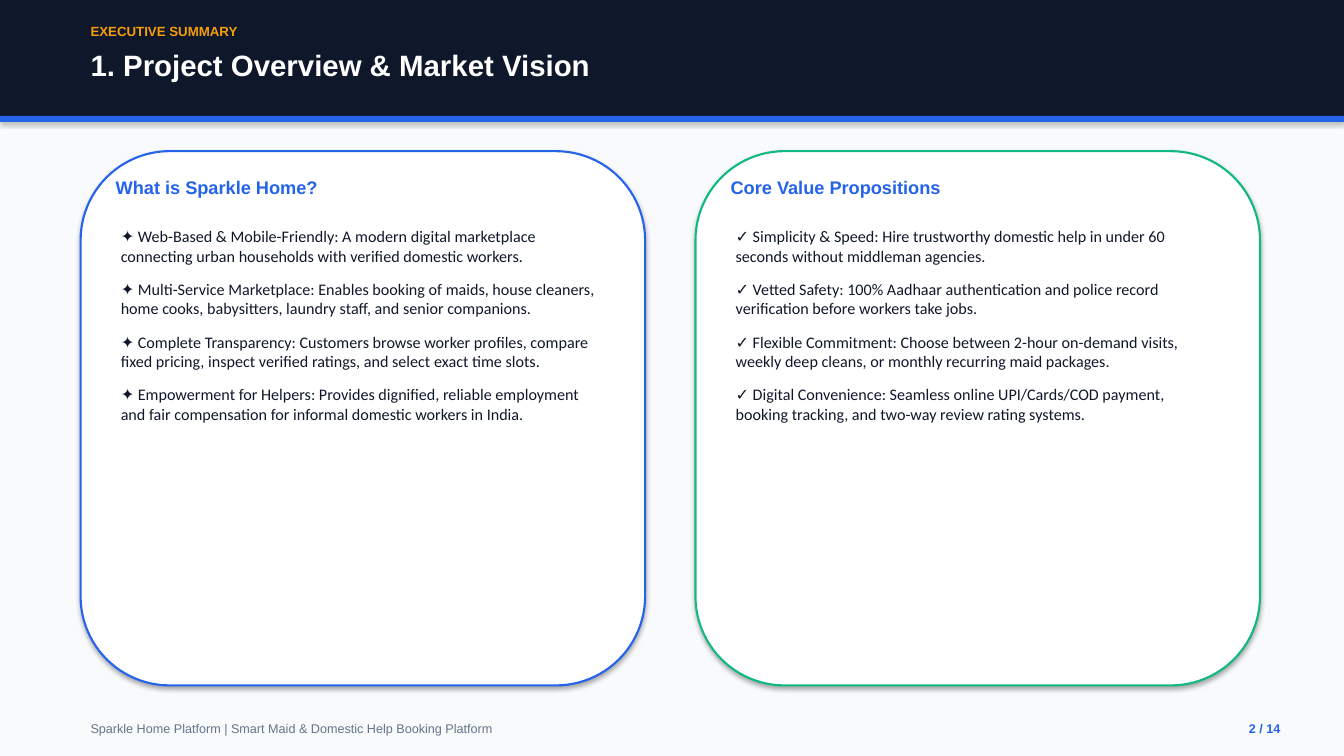
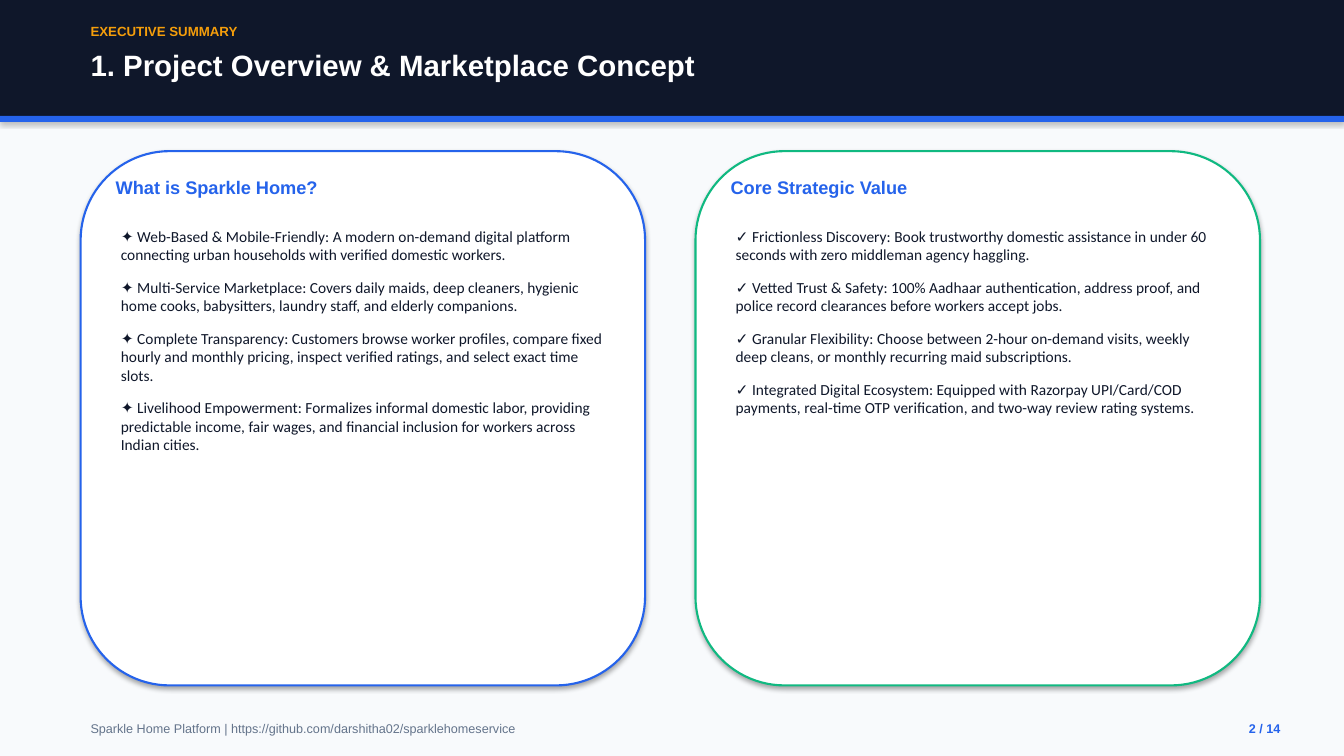
Before and after one commit to darshitha02/sparklehomeservice, a slide deck: slide 2 of SparkleHome_Domestic_Services_Presentation.pptx. Drawn at 1344x756 pixels with LibreOffice and Linux fonts; fonts in the diff are those of the drawing. Boxes give left, top, right and bottom in pixels: in the first picture for what was removed or moved away, otherwise in the second. Text is boxed around its words. In the diff, an @@ line names an element or a change of style, - is before the commit and + after.

```diff
--- a/SparkleHome_Domestic_Services_Presentation.pptx
+++ b/SparkleHome_Domestic_Services_Presentation.pptx
@@ text at (91, 54, 695, 82): text changed @@
-1. Project Overview & Market Vision
+1. Project Overview & Marketplace Concept
@@ text at (731, 180, 907, 198): text changed @@
-Core Value Propositions
+Core Strategic Value
@@ text at (121, 231, 602, 450): text changed; size 11.5 to 11 pt @@
-✦ Web-Based & Mobile-Friendly: A modern digital marketplace connecting urban households with verified domestic workers.
-✦ Multi-Service Marketplace: Enables booking of maids, house cleaners, home cooks, babysitters, laundry staff, and senior companions.
-✦ Complete Transparency: Customers browse worker profiles, compare fixed pricing, inspect verified ratings, and select exact time slots.
-✦ Empowerment for Helpers: Provides dignified, reliable employment and fair compensation for informal domestic workers in India.
+✦ Web-Based & Mobile-Friendly: A modern on-demand digital platform connecting urban households with verified domestic workers.
+✦ Multi-Service Marketplace: Covers daily maids, deep cleaners, hygienic home cooks, babysitters, laundry staff, and elderly companions.
+✦ Complete Transparency: Customers browse worker profiles, compare fixed hourly and monthly pricing, inspect verified ratings, and select exact time slots.
+✦ Livelihood Empowerment: Formalizes informal domestic labor, providing predictable income, fair wages, and financial inclusion for workers across Indian cities.
@@ text at (736, 231, 1207, 416): text changed; size 11.5 to 11 pt @@
-✓ Simplicity & Speed: Hire trustworthy domestic help in under 60 seconds without middleman agencies.
-✓ Vetted Safety: 100% Aadhaar authentication and police record verification before workers take jobs.
-✓ Flexible Commitment: Choose between 2-hour on-demand visits, weekly deep cleans, or monthly recurring maid packages.
-✓ Digital Convenience: Seamless online UPI/Cards/COD payment, booking tracking, and two-way review rating systems.
+✓ Frictionless Discovery: Book trustworthy domestic assistance in under 60 seconds with zero middleman agency haggling.
+✓ Vetted Trust & Safety: 100% Aadhaar authentication, address proof, and police record clearances before workers accept jobs.
+✓ Granular Flexibility: Choose between 2-hour on-demand visits, weekly deep cleans, or monthly recurring maid subscriptions.
+✓ Integrated Digital Ecosystem: Equipped with Razorpay UPI/Card/COD payments, real-time OTP verification, and two-way review rating systems.
@@ text at (91, 724, 515, 736): text changed @@
-Sparkle Home Platform | Smart Maid & Domestic Help Booking Platform
+Sparkle Home Platform | https://github.com/darshitha02/sparklehomeservice
```
Also in this commit, not shown: 13 other slides changed, 3 other files.
